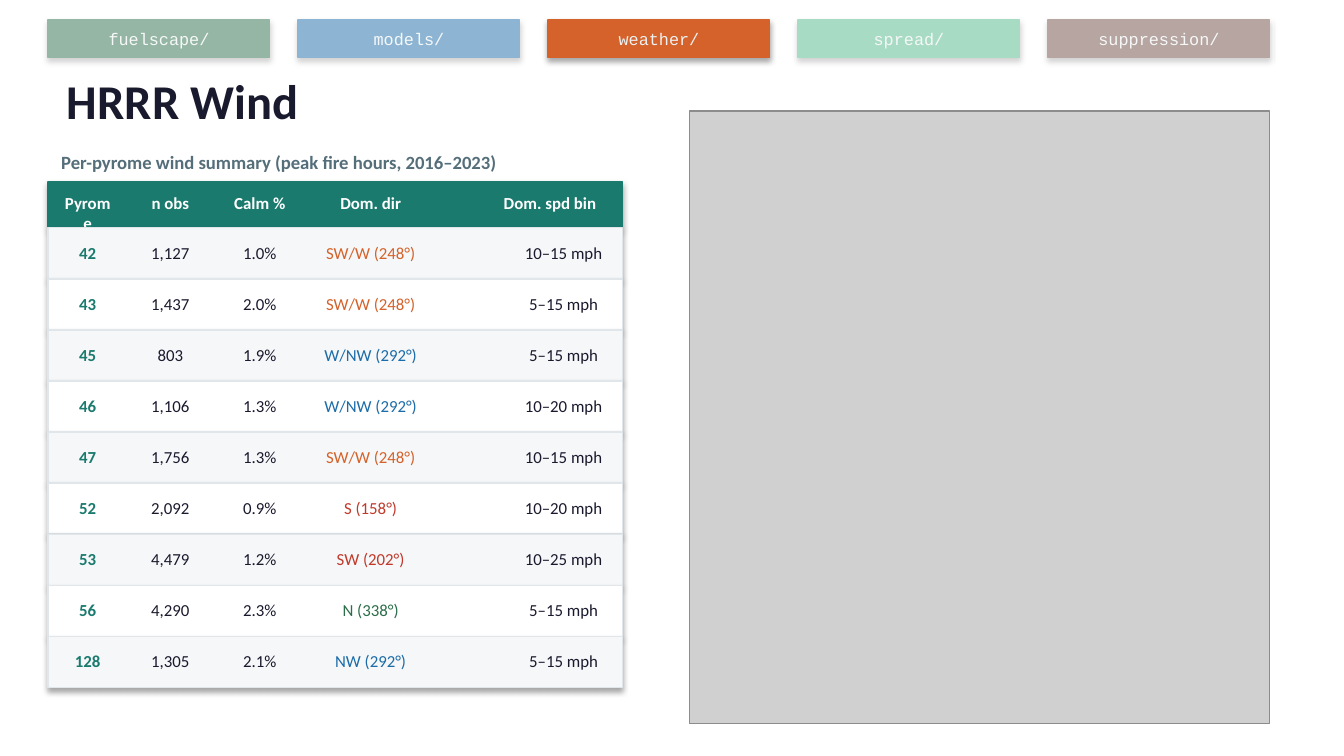
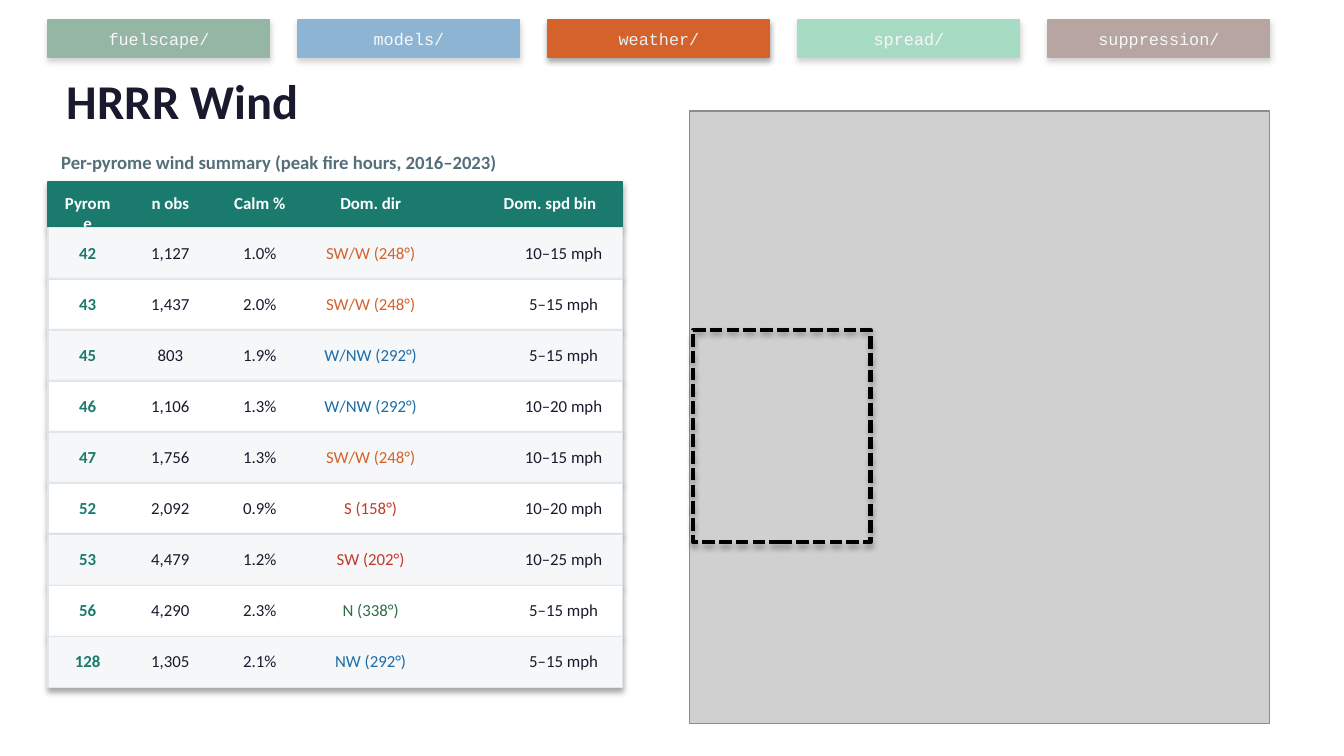
Before and after one commit to maxwellCcook/fb_tools, a slide deck: slide 15 of documents/fb_tools_intro_draft.pptx. Drawn at 1344x756 pixels with LibreOffice and Linux fonts; fonts in the diff are those of the drawing; grey boxes stand for pictures. Boxes give left, top, right and bottom in pixels: in the first picture for what was removed or moved away, otherwise in the second. Text is boxed around its words. In the diff, an @@ line names an element or a change of style, - is before the commit and + after.

```diff
--- a/documents/fb_tools_intro_draft.pptx
+++ b/documents/fb_tools_intro_draft.pptx
@@ rectangle added at [694,329,871,542], outline #000000 2.25 pt dashed @@
```
Also in this commit, not shown: 8 other slides changed, 4 other files.
